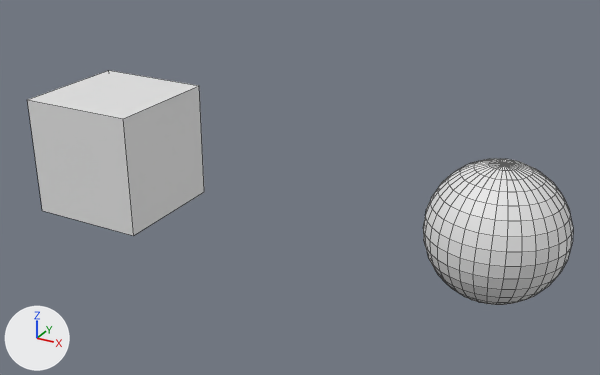
The FBX model Engine/Asset/box.fbx as it was, and as the next commit left it.
The view is the same before and after, from a 50 mm camera at (2.57, -10.27, 5.14) aimed at (-3.13, 0.08, -0.03). The lights are fixed; the arrows at lower left show +X, +Y and +Z. Mesh edges are drawn as thin lines.

The scene before the commit, as lines of its bpy script (objects in view):
```python
me_cube_001 = bpy.data.meshes.new('Cube.001')
me_cube_001.from_pydata(...)  # a box spanning x -1.0..1.0, y -1.0..1.0, z -1.0..1.0
me_sphere_001 = bpy.data.meshes.new('Sphere.001')
me_sphere_001.from_pydata(...)  # a UV sphere (32 segments, 16 rings, poles along z) spanning x -1.0..1.0, y -1.0..1.0, z -1.0..1.0
ob_cube = bpy.data.objects.new('Cube', me_cube_001)
ob_cube.location = (-6.61, 0.0, 0.0)
ob_sphere = bpy.data.objects.new('Sphere', me_sphere_001)
ob_sphere.location = (0.0, 0.0, 0.0)
```
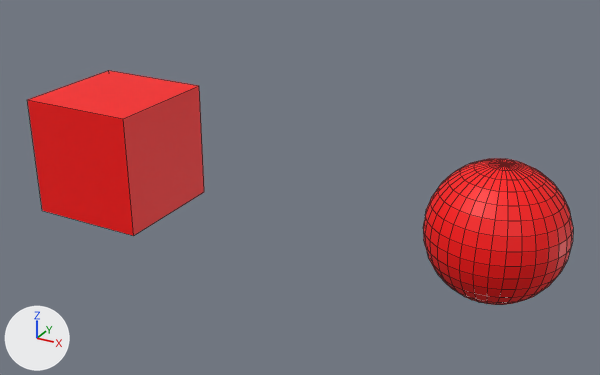
What differs and where, as boxes (x1, y1, x2, y2) in the pictures (600 x 375 px):
'Cube', recoloured (grey to red)
    both: (27, 70, 204, 236)
'Sphere', recoloured (white to red)
    both: (423, 159, 573, 305)

What the commit changed:
Material 'M_Red' (mat_m_red) is new.
Its base color is (1.0, 0.0, 0.0) (red #ff0000).
me_sphere_001 has 482 vertices, 512 faces and spans x -1.0..1.0, y -1.0..1.0, z -1.0..1.0.
me_sphere_001 now uses material mat_m_red (red #ff0000).
me_cube_001 has 8 vertices, 6 faces and spans x -1.0..1.0, y -1.0..1.0, z -1.0..1.0.
me_cube_001 now uses material mat_m_red (red #ff0000).
